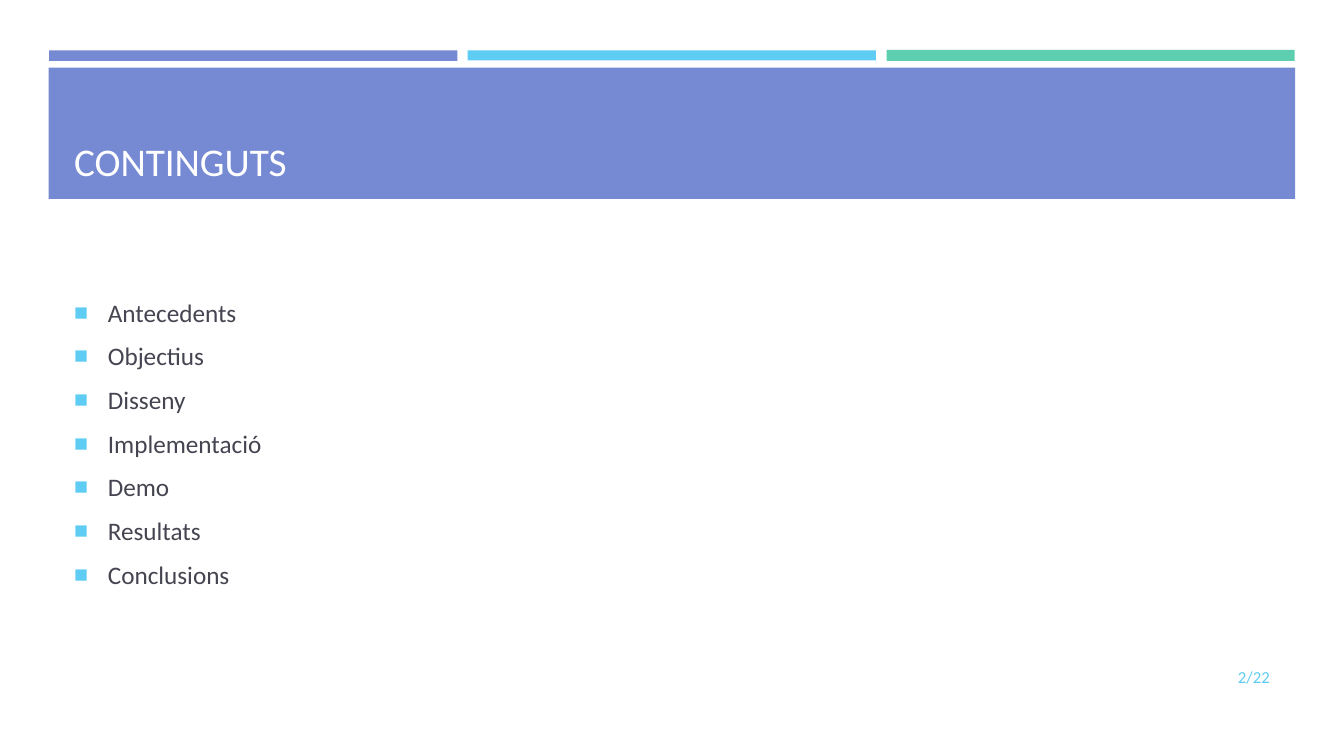
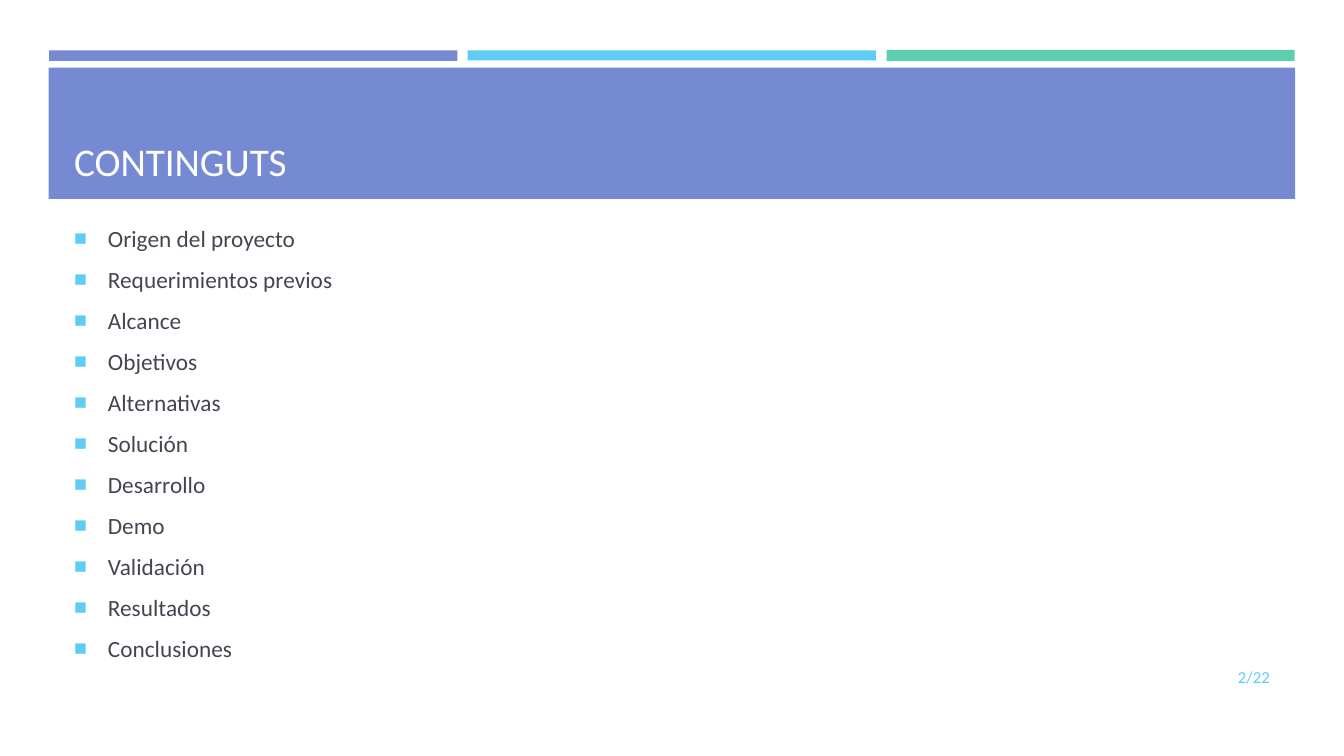
Before and after one commit to mdlunag/tfg, a slide deck: slide 2 of tfg_presentacio.pptx. Drawn at 1344x756 pixels with LibreOffice and Linux fonts; fonts in the diff are those of the drawing; background and template pictures are left out. Boxes give left, top, right and bottom in pixels: in the first picture for what was removed or moved away, otherwise in the second. Text is boxed around its words. In the diff, an @@ line names an element or a change of style, - is before the commit and + after.

Commit message:
pwp

```diff
--- a/tfg_presentacio.pptx
+++ b/tfg_presentacio.pptx
@@ text at [108, 231, 332, 493]: text changed; size 18 to 16.6 pt @@
-■ Antecedents
-■ Objectius
-■ Disseny
-■ Implementació
+■ Origen del proyecto
+■ Requerimientos previos
+■ Alcance
+■ Objetivos
+■ Alternativas
+■ Solución
+■ Desarrollo
@@ text at [108, 519, 165, 534]: size 18 to 16.6 pt in "Demo" @@
@@ text at [108, 559, 232, 657]: text changed; size 18 to 16.6 pt @@
-■ Resultats
-■ Conclusions
+■ Validación
+■ Resultados
+■ Conclusiones
```
Also in this commit, not shown: 6 other slides changed, 1 slide removed.
